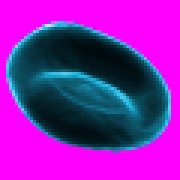
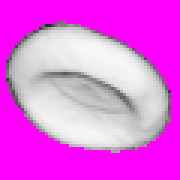
Revision of a layered w=180, h=180 image; what changed, layer by layer:
painted on "Warstwa" over [6, 21, 171, 153]
